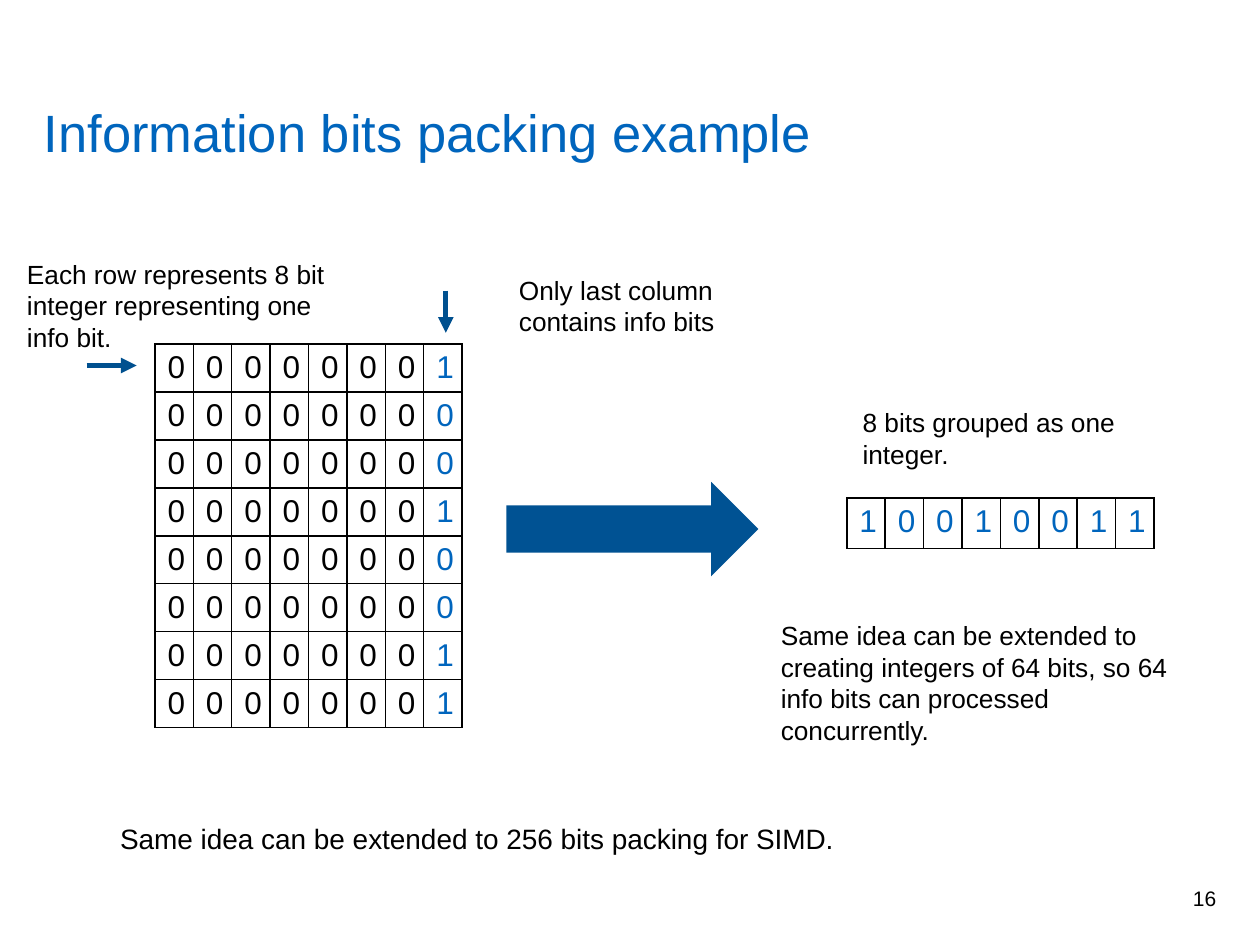
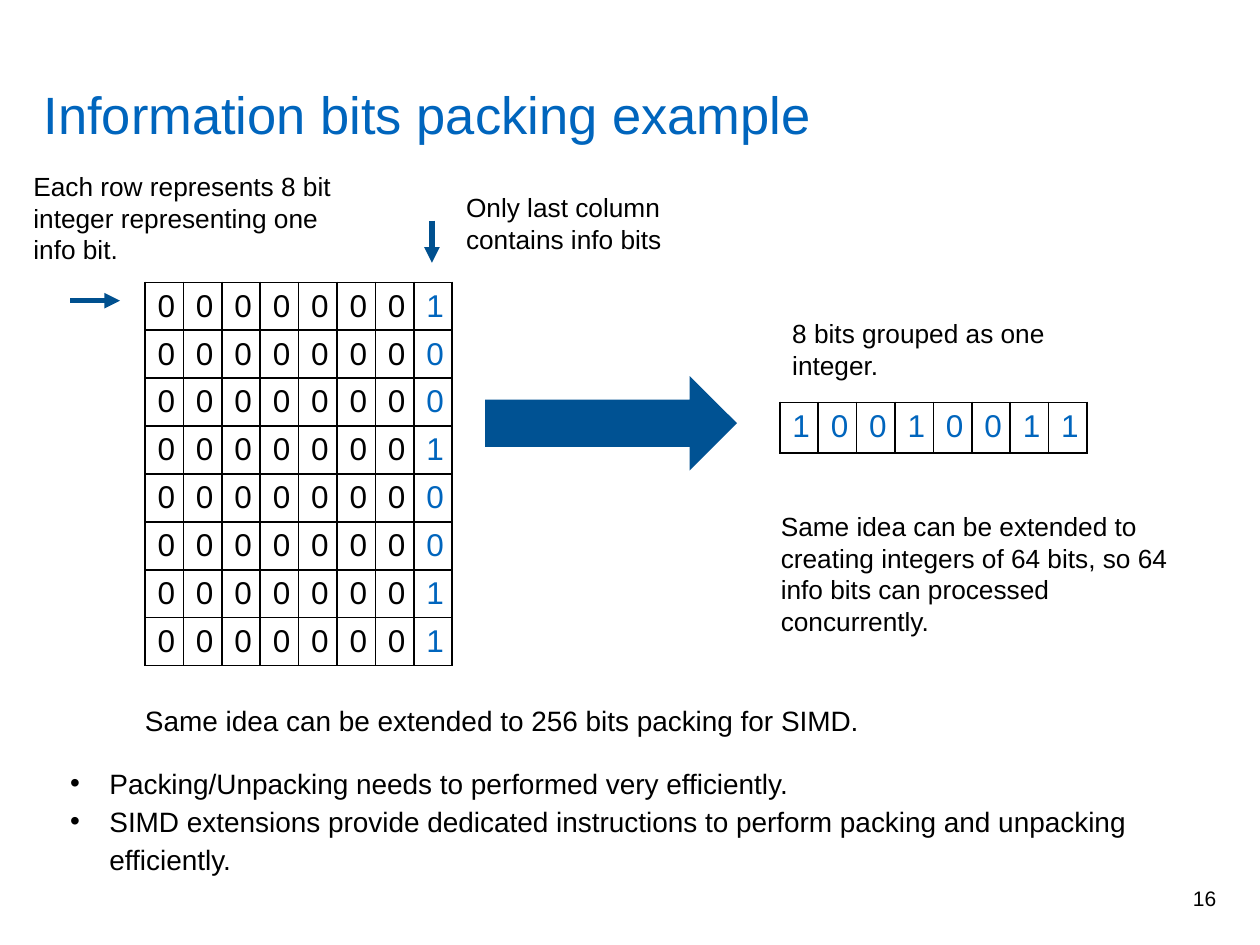
Before and after one commit to yadhu1961/thesis_5GPolorCodes, a slide deck: slide 16 of final_presentation/finalPpt.pptx. Drawn at 1260x945 pixels with LibreOffice and Linux fonts; fonts in the diff are those of the drawing; background and template pictures are left out. Boxes give left, top, right and bottom in pixels: in the first picture for what was removed or moved away, otherwise in the second. Text is boxed around its words. In the diff, an @@ line names an element or a change of style, - is before the commit and + after.

```diff
--- a/final_presentation/finalPpt.pptx
+++ b/final_presentation/finalPpt.pptx
@@ title "Information bits packing example": place and size @@
-title "Information bits packing example" at [44,114,810,163]
+title "Information bits packing example" at [44,96,810,145]
@@ text "Each row represents 8 bit ...": place and size @@
-text "Each row represents 8 bit ..." at [27,265,325,348]
+text "Each row represents 8 bit ..." at [33,177,331,260]
@@ text "Only last column contains info ...": place and size @@
-text "Only last column contains info ..." at [519,281,714,332]
+text "Only last column contains info ..." at [466,198,662,250]
@@ arrow moved from (446, 291) - (446, 333) to (432, 220) - (432, 263) @@
@@ table: place and size @@
-table at [155,344,467,747]
+table at [145,282,457,685]
@@ arrow moved from (87, 365) - (136, 365) to (71, 301) - (120, 301) @@
@@ text "8 bits grouped as one ...": place and size @@
-text "8 bits grouped as one ..." at [863,413,1115,470]
+text "8 bits grouped as one ..." at [792,324,1045,380]
@@ right arrow: place and size @@
-right arrow at [507,481,759,576]
+right arrow at [485,375,737,470]
@@ table: place and size @@
-table at [847,498,1159,548]
+table at [780,402,1092,452]
@@ text "Same idea can be extended ...": place and size @@
-text "Same idea can be extended ..." at [781,626,1167,745]
+text "Same idea can be extended ..." at [781,517,1167,637]
@@ text "Same idea can be extended ...": place and size @@
-text "Same idea can be extended ..." at [120,828,833,855]
+text "Same idea can be extended ..." at [145,710,858,736]
@@ text added at [109,773,1125,875], 16 pt, text #000000 @@
+• Packing/Unpacking needs to performed very efficiently.
+• SIMD extensions provide dedicated instructions to perform packing and unpacking efficiently.
```
Also in this commit, not shown: 7 other slides changed, 1 other file.
